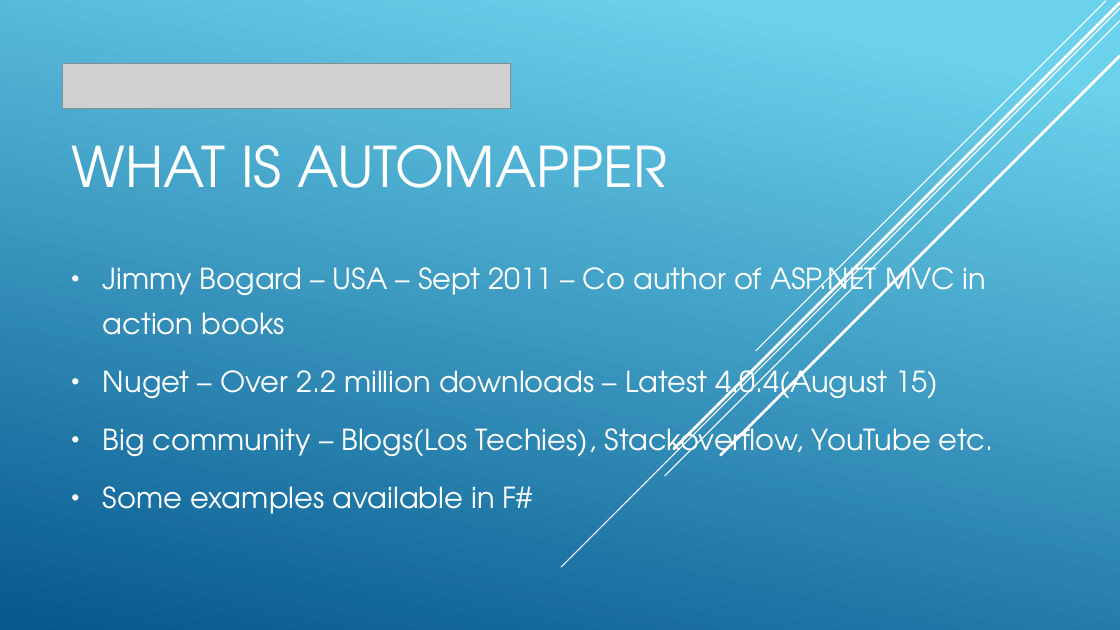
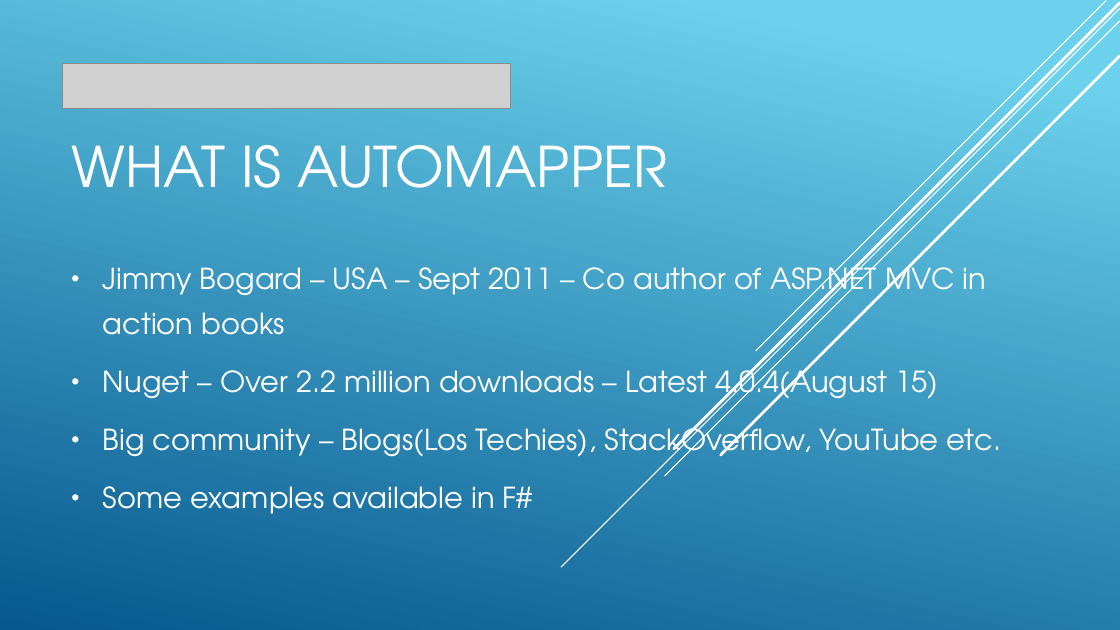
Before and after one commit to Alanmugz/Automapper, a slide deck: slide 3 of Automapper.pptx. Drawn at 1120x630 pixels with LibreOffice and Linux fonts; fonts in the diff are those of the drawing; grey boxes stand for pictures. Boxes give left, top, right and bottom in pixels: in the first picture for what was removed or moved away, otherwise in the second. Text is boxed around its words. In the diff, an @@ line names an element or a change of style, - is before the commit and + after.

Commit message:
Update to pptx

```diff
--- a/Automapper.pptx
+++ b/Automapper.pptx
@@ subtitle at box(103, 421, 1002, 465): text changed @@
-• Big community – Blogs(Los Techies), Stackoverflow, YouTube etc.
+• Big community – Blogs(Los Techies), StackOverflow, YouTube etc.
```
Also in this commit, not shown: 3 other slides changed.
